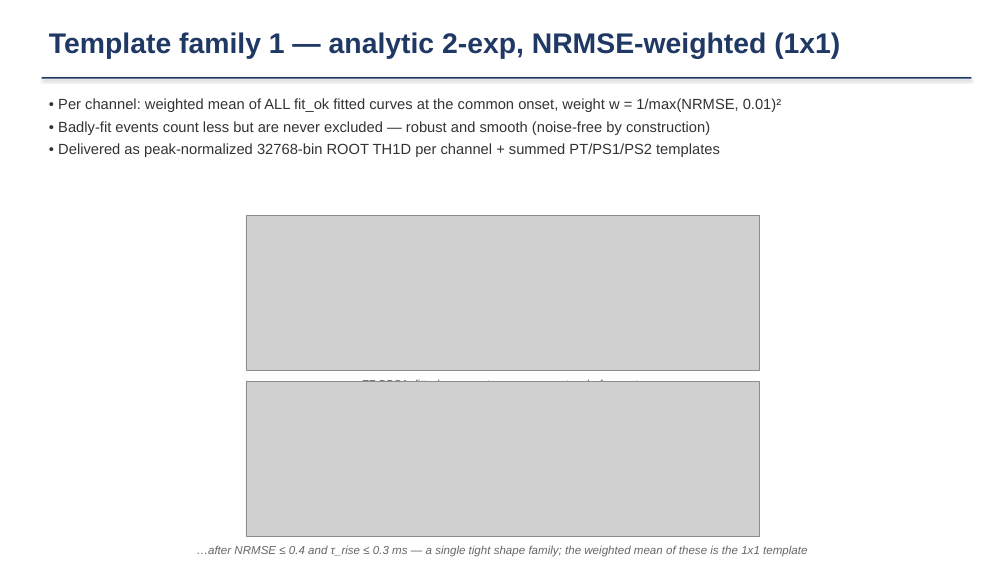
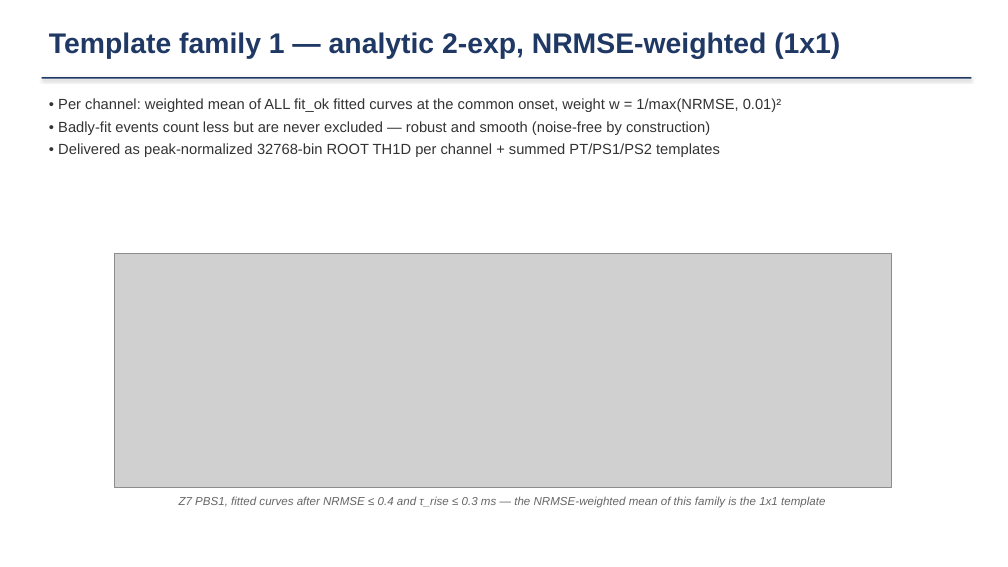
Before and after one commit to ZhihengLi0/urop, a slide deck: slide 11 of snolab/presentation/SNOLAB_R4_pulse_templates_20260715.pptx. Drawn at 1008x567 pixels with LibreOffice and Linux fonts; fonts in the diff are those of the drawing; grey boxes stand for pictures. Boxes give left, top, right and bottom in pixels: in the first picture for what was removed or moved away, otherwise in the second. Text is boxed around its words. In the diff, an @@ line names an element or a change of style, - is before the commit and + after.

```diff
--- a/snolab/presentation/SNOLAB_R4_pulse_templates_20260715.pptx
+++ b/snolab/presentation/SNOLAB_R4_pulse_templates_20260715.pptx
@@ picture removed at (x1=246, y1=216, x2=759, y2=371) @@
@@ picture resized from (x1=246, y1=382, x2=759, y2=537) to (x1=114, y1=253, x2=891, y2=488) @@
@@ text removed at (x1=361, y1=379, x2=643, y2=382) @@
-Z7 PBS1, fitted curves at common onset — before cuts
@@ text at (x1=179, y1=496, x2=825, y2=508): text changed @@
-…after NRMSE ≤ 0.4 and τ_rise ≤ 0.3 ms — a single tight shape family; the weighted mean of these is the 1x1 template
+Z7 PBS1, fitted curves after NRMSE ≤ 0.4 and τ_rise ≤ 0.3 ms — the NRMSE-weighted mean of this family is the 1x1 template
```
Also in this commit, not shown: 1 other slide changed, 7 other files.
